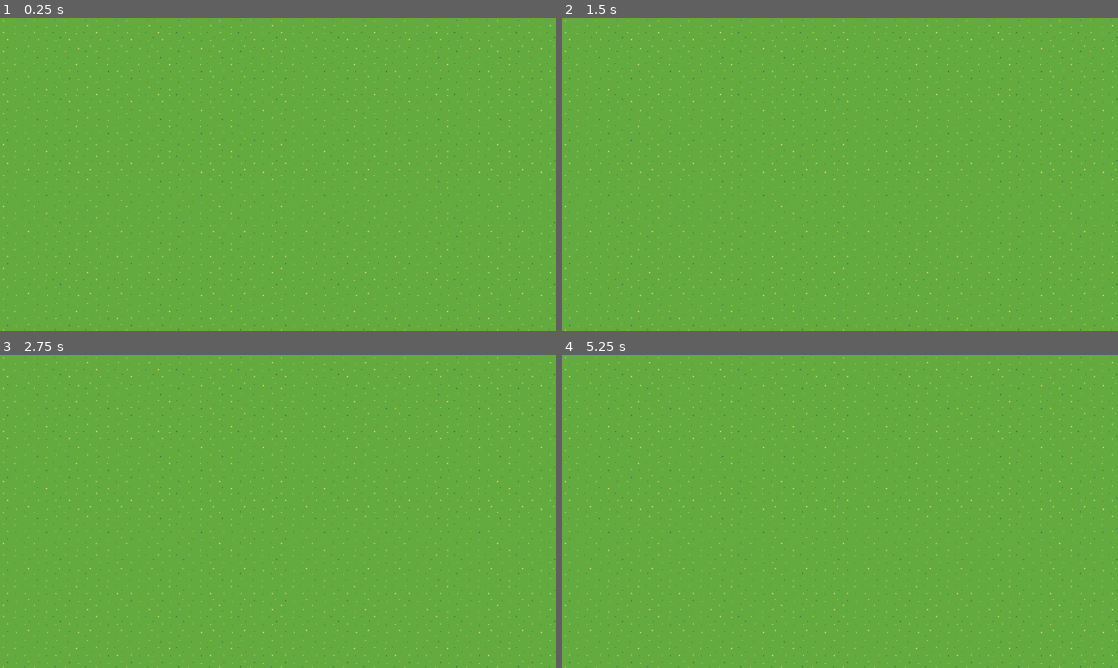
Above: before the commit, frames 1-4 (two rows, left to right).
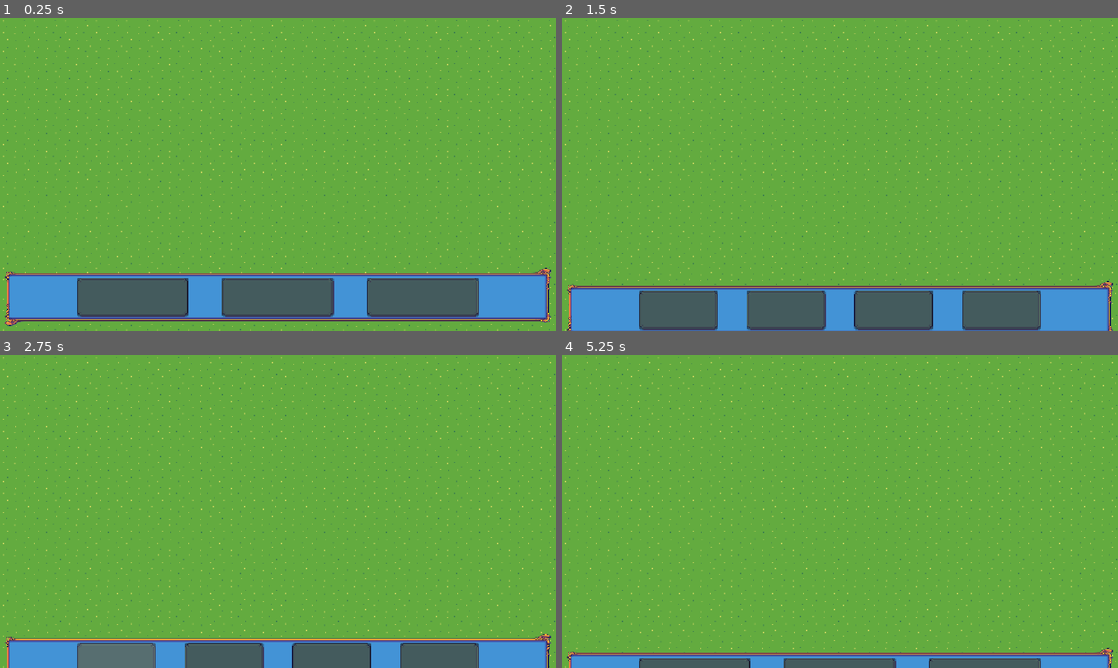
Above: after the commit, the same moments.

Repository: les-brows/acceleturn
Game: Godot game, scene res://Scenes/Game/GameScene.tscn
Same seed, same stepped clock (60 frames per second), same inputs: the game is played once before the commit and once after it. Before the commit the project starts from res://Scenes/Game/Levels/Level_1.tscn.
Inputs (mouse positions are in pixels of both pictures, inside the frame that each line leads up to):
- Up to frame 1 (0.25 s): no input
- Up to frame 2 (1.5 s): click (695, 296) at 0.52 s; click (695, 324) at 1.27 s
- Up to frame 3 (2.75 s): click (116, 630) at 2.02 s
- Up to frame 4 (5.25 s): click (678, 661) at 2.77 s; tap Enter at 3.5, 5 s; tap Space at 4.25 s

The runs differ from the first frame. In frame 1, 15% of the frame differs, in the area x 0-100%, y 79-99%; in frame 2, 14%; in frame 3, 9.4%; in frame 4, 4.8%.

Commit message:
UI: add the bottom UI for character and action selection

Diff:
--- /dev/null
+++ b/Scenes/Game/UI/UI.gd
@@ -0,0 +1,65 @@
+extends CanvasLayer
+
+@onready var characterSelectionMenu = $CharacterSelection
+@onready var actionSelectionMenu = $ActionSelection
+
+var tweenCharacter: Tween
+var tweenAction: Tween
+
+
+func switch_to_character_menu():
+	tweenCharacter = get_tree().create_tween()
+	tweenAction = get_tree().create_tween()
+
+	# Move the menu from 2000 to 300 (See comment below)
+	characterSelectionMenu.position = Vector2(0, 300)
+	tweenCharacter.tween_property(characterSelectionMenu, "position", Vector2(0, 0), 1.5).set_trans(Tween.TRANS_BACK)
+	tweenAction.tween_property(actionSelectionMenu, "position", Vector2(0, 300), 1.5).set_trans(Tween.TRANS_BACK)
+
+	# If the two Selection Menus overlap, the click doesn't propagate through
+	# We keep the tween at 300 for aesthetics, but then move it to 2000 to prevent overlap
+	await tweenAction.finished
+	actionSelectionMenu.position = Vector2(0, 2000)
+
+
+func switch_to_action_menu():
+	tweenCharacter = get_tree().create_tween()
+	tweenAction = get_tree().create_tween()
+
+	# Move the menu from 2000 to 300 (See comment below)
+	actionSelectionMenu.position = Vector2(0, 300)
+	tweenCharacter.tween_property(characterSelectionMenu, "position", Vector2(0, 300), 1.5).set_trans(Tween.TRANS_BACK)
+	tweenAction.tween_property(actionSelectionMenu, "position", Vector2(0, 0), 1.5).set_trans(Tween.TRANS_BACK)
+
+	# If the two Selection Menus overlap, the click doesn't propagate through
+	# We keep the tween at 300 for aesthetics, but then move it to 2000 to prevent overlap
+	await tweenCharacter.finished
+	characterSelectionMenu.position = Vector2(0, 2000)
+
+
+func _on_character_1_button_pressed() -> void:
+	switch_to_action_menu()
+
+
+func _on_character_2_button_pressed() -> void:
+	switch_to_action_menu()
+
+
+func _on_character_3_button_pressed() -> void:
+	switch_to_action_menu()
+
+
+func _on_action_1_button_pressed() -> void:
+	switch_to_character_menu()
+
+
+func _on_action_2_button_pressed() -> void:
+	switch_to_character_menu()
+
+
+func _on_action_3_button_pressed() -> void:
+	switch_to_character_menu()
+
+
+func _on_action_4_button_pressed() -> void:
+	switch_to_character_menu()
--- a/Scenes/Game/UI/UI.tscn
+++ b/Scenes/Game/UI/UI.tscn
@@ -1,3 +1,221 @@
 [gd_scene format=3 uid="uid://fn5o3c23jali"]
 
+[ext_resource type="Texture2D" uid="uid://wt81p2nllwo6" path="res://Assets/UI/20240707dragon9SlicesA.png" id="1_im5y3"]
+[ext_resource type="Script" uid="uid://ct1uuldml3r2c" path="res://Scenes/Game/UI/UI.gd" id="1_p25nt"]
+[ext_resource type="Texture2D" uid="uid://cn85li1mdduwu" path="res://Assets/UI/20240707dragon9SlicesC.png" id="2_lf2ao"]
+
 [node name="UI" type="CanvasLayer" unique_id=955902580]
+script = ExtResource("1_p25nt")
+
+[node name="CharacterSelection" type="MarginContainer" parent="." unique_id=158660005]
+anchors_preset = 15
+anchor_right = 1.0
+anchor_bottom = 1.0
+grow_horizontal = 2
+grow_vertical = 2
+theme_override_constants/margin_left = 10
+theme_override_constants/margin_top = 10
+theme_override_constants/margin_right = 10
+theme_override_constants/margin_bottom = 10
+
+[node name="VBox" type="VBoxContainer" parent="CharacterSelection" unique_id=678322743]
+layout_mode = 2
+size_flags_vertical = 8
+alignment = 2
+
+[node name="BottomBackground" type="NinePatchRect" parent="CharacterSelection/VBox" unique_id=927962323]
+custom_minimum_size = Vector2(0, 120)
+layout_mode = 2
+texture = ExtResource("1_im5y3")
+region_rect = Rect2(0, 0, 144, 144)
+patch_margin_left = 34
+patch_margin_top = 47
+patch_margin_right = 34
+patch_margin_bottom = 48
+
+[node name="MarginContainer" type="MarginContainer" parent="CharacterSelection/VBox/BottomBackground" unique_id=1763404434]
+layout_mode = 1
+anchors_preset = 15
+anchor_right = 1.0
+anchor_bottom = 1.0
+grow_horizontal = 2
+grow_vertical = 2
+theme_override_constants/margin_left = 150
+theme_override_constants/margin_top = 20
+theme_override_constants/margin_right = 150
+theme_override_constants/margin_bottom = 20
+
+[node name="CharacterButtonsContainer" type="HBoxContainer" parent="CharacterSelection/VBox/BottomBackground/MarginContainer" unique_id=893724244]
+layout_mode = 2
+theme_override_constants/separation = 70
+
+[node name="CharacterBg1" type="NinePatchRect" parent="CharacterSelection/VBox/BottomBackground/MarginContainer/CharacterButtonsContainer" unique_id=1981718171]
+layout_mode = 2
+size_flags_horizontal = 3
+texture = ExtResource("2_lf2ao")
+patch_margin_left = 10
+patch_margin_top = 10
+patch_margin_right = 10
+patch_margin_bottom = 10
+
+[node name="CharacterButton" type="Button" parent="CharacterSelection/VBox/BottomBackground/MarginContainer/CharacterButtonsContainer/CharacterBg1" unique_id=2100859790]
+layout_mode = 1
+anchors_preset = 15
+anchor_right = 1.0
+anchor_bottom = 1.0
+grow_horizontal = 2
+grow_vertical = 2
+
+[node name="CharacterBg2" type="NinePatchRect" parent="CharacterSelection/VBox/BottomBackground/MarginContainer/CharacterButtonsContainer" unique_id=323367340]
+layout_mode = 2
+size_flags_horizontal = 3
+texture = ExtResource("2_lf2ao")
+patch_margin_left = 10
+patch_margin_top = 10
+patch_margin_right = 10
+patch_margin_bottom = 10
+
+[node name="CharacterButton" type="Button" parent="CharacterSelection/VBox/BottomBackground/MarginContainer/CharacterButtonsContainer/CharacterBg2" unique_id=1468357205]
+layout_mode = 1
+anchors_preset = 15
+anchor_right = 1.0
+anchor_bottom = 1.0
+grow_horizontal = 2
+grow_vertical = 2
+
+[node name="CharacterBg3" type="NinePatchRect" parent="CharacterSelection/VBox/BottomBackground/MarginContainer/CharacterButtonsContainer" unique_id=2090353006]
+layout_mode = 2
+size_flags_horizontal = 3
+texture = ExtResource("2_lf2ao")
+patch_margin_left = 10
+patch_margin_top = 10
+patch_margin_right = 10
+patch_margin_bottom = 10
+
+[node name="CharacterButton" type="Button" parent="CharacterSelection/VBox/BottomBackground/MarginContainer/CharacterButtonsContainer/CharacterBg3" unique_id=764572942]
+layout_mode = 1
+anchors_preset = 15
+anchor_right = 1.0
+anchor_bottom = 1.0
+grow_horizontal = 2
+grow_vertical = 2
+
+[node name="ActionSelection" type="MarginContainer" parent="." unique_id=1557234401]
+anchors_preset = 15
+anchor_right = 1.0
+anchor_bottom = 1.0
+offset_top = 20000.0
+offset_bottom = 20000.0
+grow_horizontal = 2
+grow_vertical = 2
+theme_override_constants/margin_left = 10
+theme_override_constants/margin_top = 10
+theme_override_constants/margin_right = 10
+theme_override_constants/margin_bottom = 10
+
+[node name="VBox" type="VBoxContainer" parent="ActionSelection" unique_id=2091014076]
+layout_mode = 2
+size_flags_vertical = 8
+alignment = 2
+
+[node name="BottomBackground" type="NinePatchRect" parent="ActionSelection/VBox" unique_id=325703482]
+custom_minimum_size = Vector2(0, 120)
+layout_mode = 2
+texture = ExtResource("1_im5y3")
+region_rect = Rect2(0, 0, 144, 144)
+patch_margin_left = 34
+patch_margin_top = 47
+patch_margin_right = 34
+patch_margin_bottom = 48
+
+[node name="MarginContainer" type="MarginContainer" parent="ActionSelection/VBox/BottomBackground" unique_id=725858242]
+layout_mode = 1
+anchors_preset = 15
+anchor_right = 1.0
+anchor_bottom = 1.0
+grow_horizontal = 2
+grow_vertical = 2
+theme_override_constants/margin_left = 150
+theme_override_constants/margin_top = 20
+theme_override_constants/margin_right = 150
+theme_override_constants/margin_bottom = 20
+
+[node name="ActionSelectionButtons" type="HBoxContainer" parent="ActionSelection/VBox/BottomBackground/MarginContainer" unique_id=396024323]
+layout_mode = 2
+theme_override_constants/separation = 60
+
+[node name="ActionBg1" type="NinePatchRect" parent="ActionSelection/VBox/BottomBackground/MarginContainer/ActionSelectionButtons" unique_id=1738056088]
+layout_mode = 2
+size_flags_horizontal = 3
+texture = ExtResource("2_lf2ao")
+patch_margin_left = 10
+patch_margin_top = 10
+patch_margin_right = 10
+patch_margin_bottom = 10
+
+[node name="ActionButton" type="Button" parent="ActionSelection/VBox/BottomBackground/MarginContainer/ActionSelectionButtons/ActionBg1" unique_id=182835009]
+layout_mode = 1
+anchors_preset = 15
+anchor_right = 1.0
+anchor_bottom = 1.0
+grow_horizontal = 2
+grow_vertical = 2
+
+[node name="ActionBg2" type="NinePatchRect" parent="ActionSelection/VBox/BottomBackground/MarginContainer/ActionSelectionButtons" unique_id=1379877523]
+layout_mode = 2
+size_flags_horizontal = 3
+texture = ExtResource("2_lf2ao")
+patch_margin_left = 10
+patch_margin_top = 10
+patch_margin_right = 10
+patch_margin_bottom = 10
+
+[node name="ActionButton" type="Button" parent="ActionSelection/VBox/BottomBackground/MarginContainer/ActionSelectionButtons/ActionBg2" unique_id=855999738]
+layout_mode = 1
+anchors_preset = 15
+anchor_right = 1.0
+anchor_bottom = 1.0
+grow_horizontal = 2
+grow_vertical = 2
+
+[node name="ActionBg3" type="NinePatchRect" parent="ActionSelection/VBox/BottomBackground/MarginContainer/ActionSelectionButtons" unique_id=1586681234]
+layout_mode = 2
+size_flags_horizontal = 3
+texture = ExtResource("2_lf2ao")
+patch_margin_left = 10
+patch_margin_top = 10
+patch_margin_right = 10
+patch_margin_bottom = 10
+
+[node name="ActionButton" type="Button" parent="ActionSelection/VBox/BottomBackground/MarginContainer/ActionSelectionButtons/ActionBg3" unique_id=1513188838]
+layout_mode = 1
+anchors_preset = 15
+anchor_right = 1.0
+anchor_bottom = 1.0
+grow_horizontal = 2
+grow_vertical = 2
+
+[node name="ActionBg4" type="NinePatchRect" parent="ActionSelection/VBox/BottomBackground/MarginContainer/ActionSelectionButtons" unique_id=1256893543]
+layout_mode = 2
+size_flags_horizontal = 3
+texture = ExtResource("2_lf2ao")
+patch_margin_left = 10
+patch_margin_top = 10
+patch_margin_right = 10
+patch_margin_bottom = 10
+
+[node name="ActionButton" type="Button" parent="ActionSelection/VBox/BottomBackground/MarginContainer/ActionSelectionButtons/ActionBg4" unique_id=273868532]
+layout_mode = 1
+anchors_preset = 15
+anchor_right = 1.0
+anchor_bottom = 1.0
+grow_horizontal = 2
+grow_vertical = 2
+
+[connection signal="pressed" from="CharacterSelection/VBox/BottomBackground/MarginContainer/CharacterButtonsContainer/CharacterBg1/CharacterButton" to="." method="_on_character_1_button_pressed"]
+[connection signal="pressed" from="CharacterSelection/VBox/BottomBackground/MarginContainer/CharacterButtonsContainer/CharacterBg2/CharacterButton" to="." method="_on_character_2_button_pressed"]
+[connection signal="pressed" from="CharacterSelection/VBox/BottomBackground/MarginContainer/CharacterButtonsContainer/CharacterBg3/CharacterButton" to="." method="_on_character_3_button_pressed"]
+[connection signal="pressed" from="ActionSelection/VBox/BottomBackground/MarginContainer/ActionSelectionButtons/ActionBg1/ActionButton" to="." method="_on_action_1_button_pressed"]
+[connection signal="pressed" from="ActionSelection/VBox/BottomBackground/MarginContainer/ActionSelectionButtons/ActionBg2/ActionButton" to="." method="_on_action_2_button_pressed"]
+[connection signal="pressed" from="ActionSelection/VBox/BottomBackground/MarginContainer/ActionSelectionButtons/ActionBg3/ActionButton" to="." method="_on_action_3_button_pressed"]
+[connection signal="pressed" from="ActionSelection/VBox/BottomBackground/MarginContainer/ActionSelectionButtons/ActionBg4/ActionButton" to="." method="_on_action_4_button_pressed"]
--- a/project.godot
+++ b/project.godot
@@ -11,7 +11,7 @@
 [application]
 
 config/name="Acceleturn"
-run/main_scene="uid://dqhg6dytqs761"
+run/main_scene="uid://b4yneicejlwuf"
 config/features=PackedStringArray("4.7", "GL Compatibility")
 config/icon="res://icon.svg"
 
Binary file added: Assets/UI/20240707dragon9SlicesA.png
Not shown, added: Assets/UI/20240707dragon9SlicesA.png.import
Binary file added: Assets/UI/20240707dragon9SlicesC.png
Not shown, added: Assets/UI/20240707dragon9SlicesC.png.import
Not shown, added: Scenes/Game/UI/UI.gd.uid
